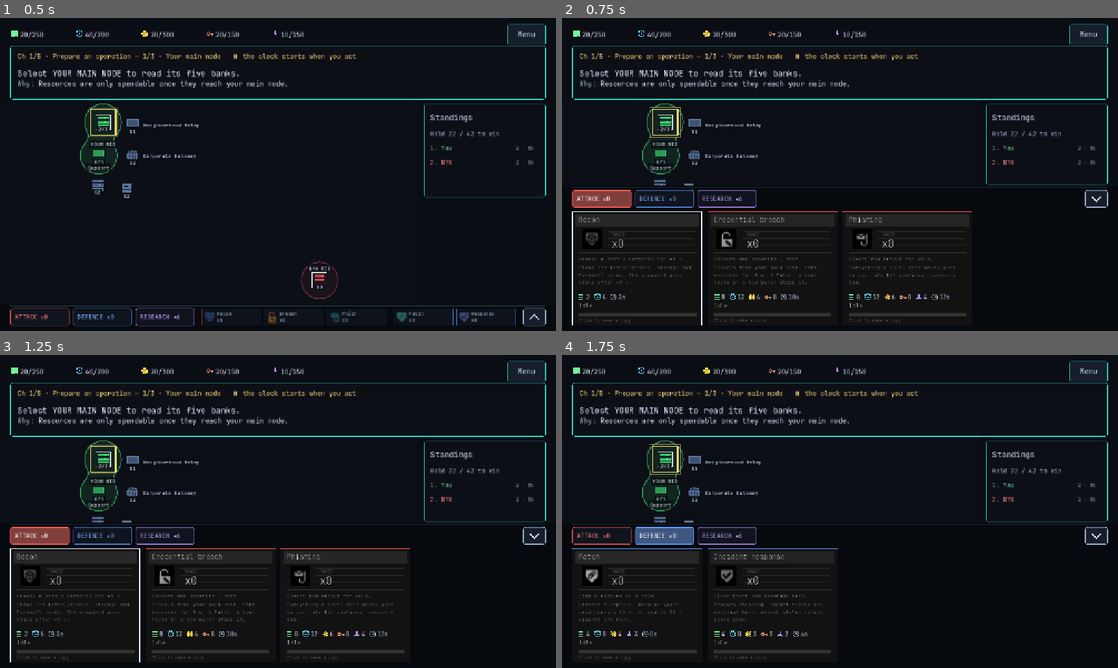
Above: before the commit, frames 1-4 (two rows, left to right).
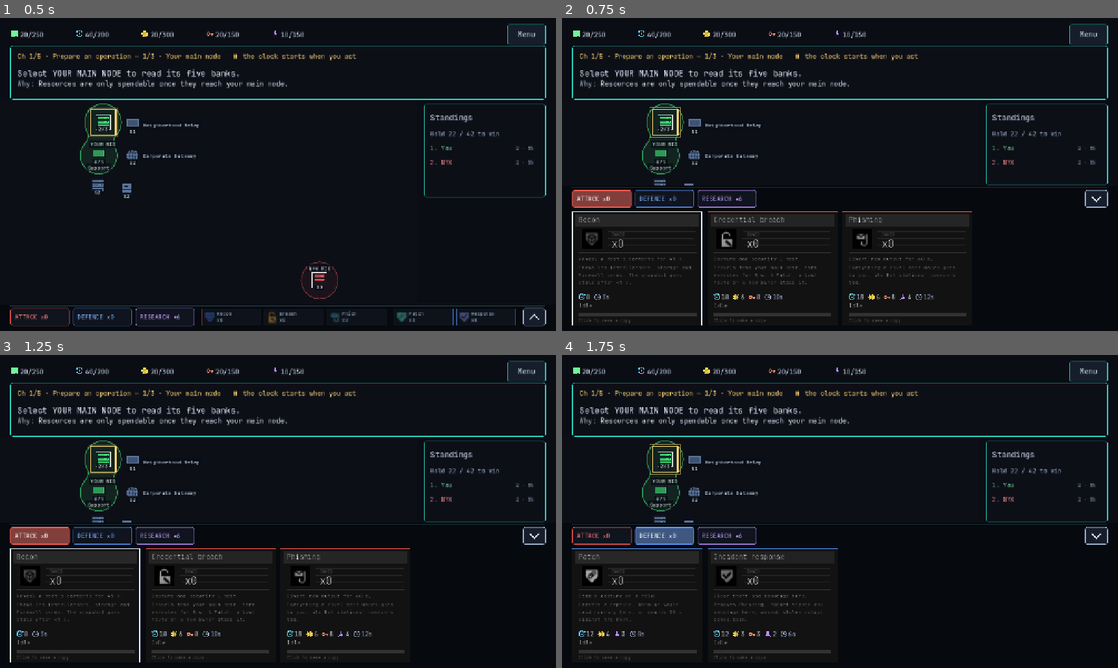
Above: after the commit, the same moments.

Repository: zzzteph/rim
Game: Godot game, scene res://scenes/botnet_proto.tscn
The game is run twice, just before and just after one commit, with the same random seed, the same clock (stepped at 60 frames per second) and the same inputs.
Inputs:
- Up to frame 1 (0.5 s): no input
- Up to frame 2 (0.75 s): click "ATTACK x0" at 0.5 s
- Up to frame 3 (1.25 s): no input
- Up to frame 4 (1.75 s): click "DEFENCE x0" at 1.25 s

Frame 1 is identical in both runs. In frame 2, 0.4% of the frame differs, in the area x 3-70%, y 88-90%; in frame 3, 0.4%; in frame 4, 0.4%.

Commit message:
Cards no longer cost Bots: Bots only carry resources
Every card's Bot price is removed; Bots are the couriers that carry the
network's output home (and a Vault raid's loot), not an ingredient. Each
card's old Bot weight moves to Intel, so its time-price barely changes; DDoS,
which was priced in Bots, now costs 34 Intel, 14 Crypto and 5 Research.

The AI liveness test now watches four minutes instead of 140 s: at one
production cycle every 5 s the first cards take longer (23 plays and 16
captures across four AIs in that time).

Co-Authored-By: Claude Opus 5.5 <noreply@anthropic.com>
Claude-Session: https://claude.ai/code/session_01EGMzLGZyZUTJhsVTAovGHj

Diff:
--- a/scripts/botnet_cfg/cards.gd
+++ b/scripts/botnet_cfg/cards.gd
@@ -9,7 +9,8 @@
 #   bank          "attack" (foreign target) or "defense" (your own host)
 #   effect        the rule the simulation applies (see botnet_proto.gd _op_* / _apply_support)
 #   known         true: available from match start · false: behind the research tree
-#   make          {bots,intel,cash,creds,research} paid once when a copy STARTS manufacturing; make_time seconds
+#   make          {bots,intel,cash,creds,research} paid once when a copy STARTS manufacturing; make_time seconds.
+#                 Bots stay 0: Bots are the couriers that carry what the network makes, not an ingredient.
 #   sec_max       capture ceiling (capture cards only)
 #   exec          execution seconds after travel (capture/raid/worm-stage)
 #   dur           timed-effect seconds (theft/disruption/support)
@@ -17,49 +18,49 @@
 #   needs_link    the first target must have one of your connections into it
 const CARDS := {
 	"recon":     {"name": "Recon", "short": "Recon", "fam": "recon", "bank": "attack", "effect": "recon", "known": true, "dur": 45.0,
-		"make": {"bots": 2, "intel": 6, "cash": 0, "creds": 0, "research": 0}, "make_time": 3.0,
+		"make": {"bots": 0, "intel": 8, "cash": 0, "creds": 0, "research": 0}, "make_time": 3.0,
 		"lead": "Reveal a host's contents for 45 s.", "rules": "Shows its installations, storage and Firewall cards. The snapshot goes stale after 45 s. Not an alarm, and not needed to capture."},
 	"breach":    {"name": "Credential breach", "short": "Breach", "fam": "breach", "bank": "attack", "effect": "capture", "known": true, "sec_max": 1, "exec": 8.0,
-		"make": {"bots": 8, "intel": 12, "cash": 6, "creds": 8, "research": 0}, "make_time": 10.0,
+		"make": {"bots": 0, "intel": 18, "cash": 6, "creds": 8, "research": 0}, "make_time": 10.0,
 		"lead": "Capture one security-1 host.", "rules": "Travels from your main node, then executes for 8 s. A Patch, a lost route or a new owner stops it."},
 	"exploit":   {"name": "Known exploit", "short": "Exploit", "fam": "exploit", "bank": "attack", "effect": "capture", "known": false, "sec_max": 2, "exec": 10.0,
-		"make": {"bots": 10, "intel": 16, "cash": 10, "creds": 10, "research": 6}, "make_time": 14.0,
+		"make": {"bots": 0, "intel": 24, "cash": 10, "creds": 10, "research": 6}, "make_time": 14.0,
 		"lead": "Capture one host up to security 2.", "rules": "Travels, then executes for 10 s. Breach is cheaper against a security-1 host."},
 	"phish":     {"name": "Phishing", "short": "Phish", "fam": "phish", "bank": "attack", "effect": "phish", "known": true, "dur": 60.0,
-		"make": {"bots": 8, "intel": 12, "cash": 6, "creds": 8, "research": 4}, "make_time": 12.0,
+		"make": {"bots": 0, "intel": 18, "cash": 6, "creds": 8, "research": 4}, "make_time": 12.0,
 		"lead": "Divert new output for 60 s.", "rules": "Everything a rival host makes goes to you, its Bot stations' couriers too. They keep the host but get nothing from it. Incident response ends it."},
 	"siphon":    {"name": "Packet siphon", "short": "Siphon", "fam": "siphon", "bank": "attack", "effect": "siphon", "known": false, "dur": 30.0, "cargo": 30,
-		"make": {"bots": 10, "intel": 12, "cash": 6, "creds": 6, "research": 5}, "make_time": 12.0,
+		"make": {"bots": 0, "intel": 20, "cash": 6, "creds": 6, "research": 5}, "make_time": 12.0,
 		"lead": "Divert up to 30 couriers in 30 s.", "rules": "Pick a resource. Its couriers leaving or passing this host come to you instead. Best on a junction their supply line must cross. Courier cover protects cargo."},
 	"vault":     {"name": "Vault raid", "short": "Vault", "fam": "vault", "bank": "attack", "effect": "vault", "known": false, "exec": 10.0, "cargo": 80, "cargo_pct": 0.34, "cargo_min": 10,
-		"make": {"bots": 14, "intel": 14, "cash": 0, "creds": 10, "research": 8}, "make_time": 16.0,
+		"make": {"bots": 0, "intel": 24, "cash": 0, "creds": 10, "research": 8}, "make_time": 16.0,
 		"lead": "Steal a third of their Crypto.", "rules": "Raids a rival's main node for 10 s. Takes a third of their stored Crypto, from 10 up to 80. Each unit rides home on one of your Bots. Patch or a lost route stops it."},
 	"ddos":      {"name": "DDoS", "short": "DDoS", "fam": "dos", "bank": "attack", "effect": "ddos", "known": false, "dur": 45.0,
-		"make": {"bots": 40, "intel": 14, "cash": 4, "creds": 0, "research": 5}, "make_time": 14.0,
+		"make": {"bots": 0, "intel": 34, "cash": 14, "creds": 0, "research": 5}, "make_time": 14.0,
 		"lead": "Halt a host's output for 45 s.", "rules": "Stops its producers, main-node income and outgoing couriers. Incoming cargo still arrives. Traffic filter clears it."},
 	"zeroday":   {"name": "0day", "short": "0day", "fam": "zeroday", "bank": "attack", "effect": "capture", "known": false, "sec_max": 3, "exec": 10.0, "exec_rig": 16.0,
-		"make": {"bots": 16, "intel": 28, "cash": 18, "creds": 14, "research": 30}, "make_time": 26.0,
+		"make": {"bots": 0, "intel": 40, "cash": 18, "creds": 14, "research": 30}, "make_time": 26.0,
 		"lead": "Capture one host up to security 3.", "rules": "Travels, then executes for 10 s. On an active rival main node it executes for 16 s, with a countdown they can see. Patch or a lost route stops it."},
 	"worm":      {"name": "Worm", "short": "Worm", "fam": "worm", "bank": "attack", "effect": "worm", "known": false, "sec_max": 1, "exec": 5.0, "reach": 3,
-		"make": {"bots": 16, "intel": 24, "cash": 12, "creds": 24, "research": 12}, "make_time": 22.0,
+		"make": {"bots": 0, "intel": 36, "cash": 12, "creds": 24, "research": 12}, "make_time": 22.0,
 		"lead": "Capture up to 3 linked hosts.", "rules": "Takes adjacent visible security-1 hosts of one owner. Only the first needs a route; each capture opens the next. Each takes 5 s; Patch or a change stops the chain."},
 	"sabotage":  {"name": "Supply-chain sabotage", "short": "Sabotage", "fam": "supply", "bank": "attack", "effect": "sabotage", "known": false, "dur": 60.0, "reach": 3,
-		"make": {"bots": 20, "intel": 22, "cash": 12, "creds": 8, "research": 14}, "make_time": 22.0,
+		"make": {"bots": 0, "intel": 36, "cash": 12, "creds": 8, "research": 14}, "make_time": 22.0,
 		"lead": "Shut producers on 3 hosts for 60 s.", "rules": "Hits the target and up to 2 adjacent hosts of its owner. Routing and dispatch keep working. Incident response clears it."},
 	"patch":     {"name": "Patch", "short": "Patch", "fam": "patch", "bank": "defense", "effect": "patch", "known": true, "dur": 30.0,
-		"make": {"bots": 4, "intel": 8, "cash": 4, "creds": 0, "research": 3}, "make_time": 8.0,
+		"make": {"bots": 0, "intel": 12, "cash": 4, "creds": 0, "research": 3}, "make_time": 8.0,
 		"lead": "Stop a capture or a raid.", "rules": "Cancels a capture, Worm or Vault raid running here, or guards 30 s against the next. In a Firewall socket it waits, however long, and stops the next one as it starts."},
 	"response":  {"name": "Incident response", "short": "Response", "fam": "response", "bank": "defense", "effect": "response", "known": true,
-		"make": {"bots": 4, "intel": 8, "cash": 3, "creds": 3, "research": 2}, "make_time": 6.0,
+		"make": {"bots": 0, "intel": 12, "cash": 3, "creds": 3, "research": 2}, "make_time": 6.0,
 		"lead": "Clear theft and sabotage here.", "rules": "Removes Phishing, Packet siphon and sabotage here; unsent stolen output comes back. In a Firewall socket it fires the moment one lands. It does not clear DDoS."},
 	"filter":    {"name": "Traffic filter", "short": "Filter", "fam": "filter", "bank": "defense", "effect": "filter", "known": false, "dur": 30.0,
-		"make": {"bots": 6, "intel": 10, "cash": 4, "creds": 0, "research": 2}, "make_time": 8.0,
+		"make": {"bots": 0, "intel": 14, "cash": 4, "creds": 0, "research": 2}, "make_time": 8.0,
 		"lead": "Clear DDoS and block it for 30 s.", "rules": "In a Firewall socket it waits and blocks the next DDoS as it lands. It does not boost production or stop capture."},
 	"cover":     {"name": "Courier cover", "short": "Cover", "fam": "cover", "bank": "defense", "effect": "cover", "known": false, "dur": 30.0,
-		"make": {"bots": 4, "intel": 8, "cash": 4, "creds": 0, "research": 2}, "make_time": 8.0,
+		"make": {"bots": 0, "intel": 12, "cash": 4, "creds": 0, "research": 2}, "make_time": 8.0,
 		"lead": "Shield this host's cargo for 30 s.", "rules": "Its couriers are safe from Packet siphon all the way. In a Firewall socket it fires when a siphon grabs one, and saves that courier."},
 	"express":   {"name": "Express route", "short": "Express", "fam": "express", "bank": "defense", "effect": "express", "known": false, "dur": 45.0,
-		"make": {"bots": 4, "intel": 10, "cash": 4, "creds": 0, "research": 2}, "make_time": 10.0,
+		"make": {"bots": 0, "intel": 14, "cash": 4, "creds": 0, "research": 2}, "make_time": 10.0,
 		"lead": "Halve delivery time for 45 s.", "rules": "Shipments and new Bots from this host cross each link twice as fast. It cannot go in a Firewall socket: play it when you need the speed."},
 }
 
--- a/tests/ai_test.gd
+++ b/tests/ai_test.gd
@@ -33,7 +33,7 @@
 		if not g._ai.has(fac): g._ai[fac] = {"timer": 0.5 * float(fac), "dead": false}
 
 	var start_owned := owned()
-	for k in int(140.0 / g.SIM_DT):
+	for k in int(240.0 / g.SIM_DT):   # four minutes: income is one production cycle every 5 s, so the first cards take a while
 		g._sim_step(g.SIM_DT)
 		if g.won or g.lost: break
 
